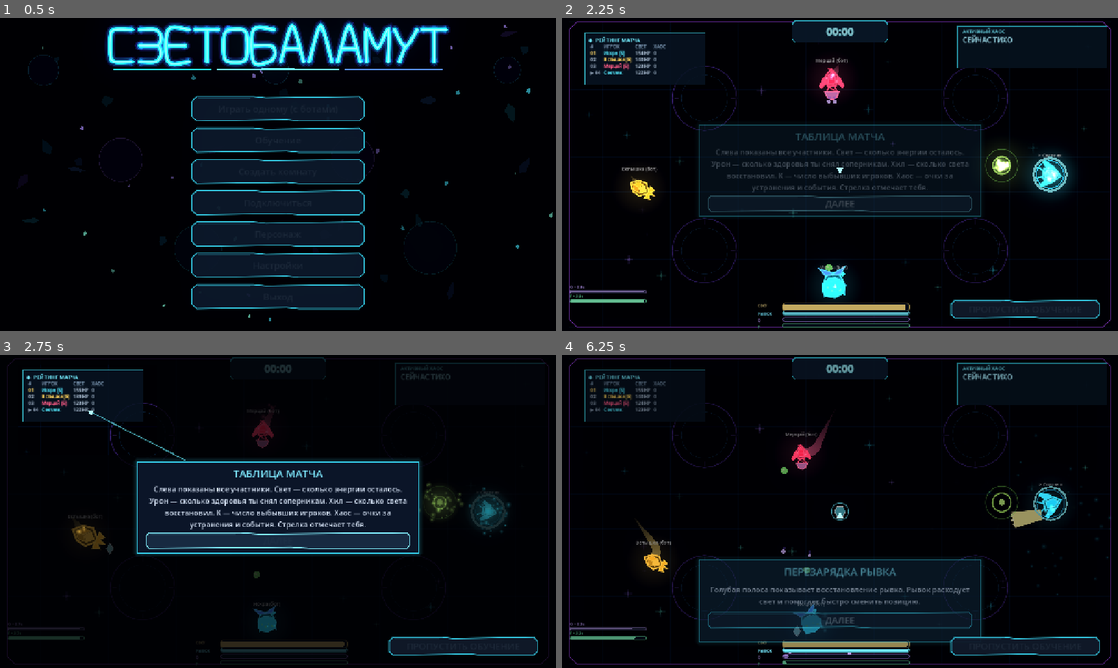
Above: before the commit, frames 1-4 (two rows, left to right).
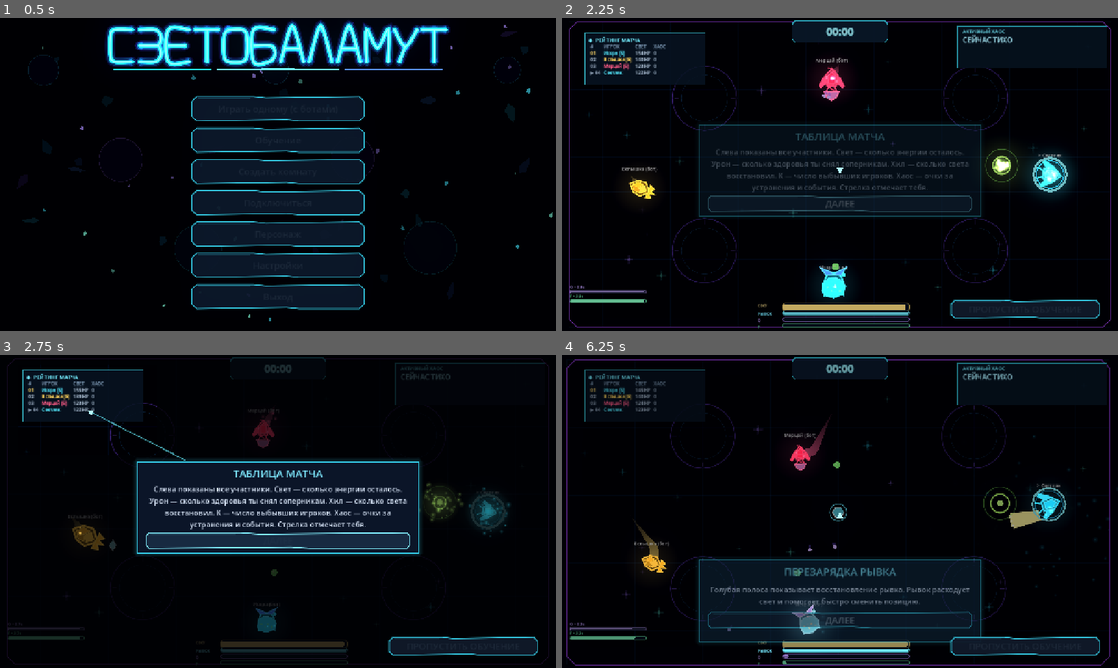
Above: after the commit, the same moments.

Repository: DvoreZZKy/svetobalamut
Game: Godot game, scene res://scenes/menu.tscn
Two runs of this game, one before a commit and one after it. Both use one fixed random seed, a clock stepped at 60 frames per second and the inputs below.
Inputs (mouse positions are in pixels of both pictures, inside the frame that each line leads up to):
- Up to frame 1 (0.5 s): no input
- Up to frame 2 (2.25 s): click "Играть одному (с ботами)" at 0.5 s; tap Enter (restart) at 1.25 s; move the mouse to (962, 158) at 1.27 s; hold D (right) 1.28-2 s; tap Q (ability) at 1.35 s; click (962, 158) at 1.42 s; tap F (extra_ability) at 1.55 s; click "ДАЛЕЕ" at 2 s
- Up to frame 3 (2.75 s): no input
- Up to frame 4 (6.25 s): move the mouse to (728, 527) at 2.77 s; hold S (down) 2.78-3.5 s; tap F (extra_ability) at 2.85, 4.55 s; tap Q (ability) at 3.05, 4.35, 6.05 s; click "ДАЛЕЕ" at 3.5 s; move the mouse to (895, 442) at 4.27 s; hold D (right) 4.28-5 s; click "ДАЛЕЕ" at 5 s; move the mouse to (812, 574) at 5.77 s; hold W (up) from 5.78 s (still down); tap Space (dash) at 5.85 s; click (812, 574) at 5.92 s

Frame 1 is identical in both runs. In frame 2, 0.4% of the frame differs, in the area x 12-52%, y 12-90%; in frame 3, 0.2%; in frame 4, 4.2%, in the area x 0-99%, y 1-100%.

Commit message:
Fix character balance and Sponge F ability

Diff:
--- a/scripts/sim.gd
+++ b/scripts/sim.gd
@@ -7,24 +7,24 @@
 const MAX_LIGHT := 125.0
 const CLASS_STATS := [
 	{"name":"Светляк","hp":125.0,"def":0.95,"atk":0.90,"speed":1.12,"rate":0.22,"ability":"Перегрузка"},
-	{"name":"Капсула","hp":136.0,"def":0.88,"atk":1.30,"speed":0.78,"rate":0.56,"ability":"Энергощит"},
-	{"name":"Призрак","hp":126.0,"def":0.88,"atk":1.0,"speed":1.16,"rate":0.26,"ability":"Фазовый скачок"},
-	{"name":"Кристалл","hp":140.0,"def":0.96,"atk":1.55,"speed":1.0,"rate":0.46,"ability":"Звёздный залп"},
-	{"name":"Импульс","hp":123.0,"def":1.02,"atk":1.0,"speed":1.17,"rate":0.24,"ability":"Разгон"},
+	{"name":"Капсула","hp":136.0,"def":0.88,"atk":1.30,"speed":0.83,"rate":0.56,"ability":"Энергощит"},
+	{"name":"Призрак","hp":126.0,"def":0.88,"atk":1.0,"speed":1.14,"rate":0.26,"ability":"Фазовый скачок"},
+	{"name":"Кристалл","hp":140.0,"def":0.96,"atk":1.38,"speed":1.0,"rate":0.46,"ability":"Звёздный залп"},
+	{"name":"Импульс","hp":123.0,"def":1.02,"atk":1.0,"speed":1.14,"rate":0.24,"ability":"Разгон"},
 	{"name":"Магнит","hp":132.0,"def":0.96,"atk":1.02,"speed":0.96,"rate":0.30,"ability":"Притяжение"},
-	{"name":"Слизень","hp":155.0,"def":0.86,"atk":0.95,"speed":0.86,"rate":0.34,"ability":"Липкая броня"},
-	{"name":"Сверхнова","hp":118.0,"def":1.08,"atk":1.18,"speed":0.94,"rate":0.38,"ability":"Вспышка"},
-	{"name":"Мираж","hp":124.0,"def":1.0,"atk":1.0,"speed":1.16,"rate":0.28,"ability":"Смещение"},
-	{"name":"Осколок","hp":126.0,"def":0.98,"atk":1.08,"speed":1.04,"rate":0.30,"ability":"Гранёный залп"},
+	{"name":"Слизень","hp":155.0,"def":0.86,"atk":1.03,"speed":0.86,"rate":0.34,"ability":"Липкая броня"},
+	{"name":"Сверхнова","hp":126.0,"def":1.08,"atk":1.18,"speed":0.94,"rate":0.38,"ability":"Вспышка"},
+	{"name":"Мираж","hp":124.0,"def":1.0,"atk":1.0,"speed":1.14,"rate":0.28,"ability":"Смещение"},
+	{"name":"Осколок","hp":126.0,"def":0.98,"atk":1.12,"speed":1.04,"rate":0.30,"ability":"Гранёный залп"},
 	{"name":"Сингулярность","hp":138.0,"def":0.94,"atk":1.0,"speed":0.93,"rate":0.36,"ability":"Гравитационная яма"},
-	{"name":"Рикошет","hp":122.0,"def":1.0,"atk":1.04,"speed":1.08,"rate":0.29,"ability":"Отскок"},
+	{"name":"Рикошет","hp":122.0,"def":1.0,"atk":1.04,"speed":1.11,"rate":0.29,"ability":"Отскок"},
 	{"name":"Вулкан","hp":145.0,"def":0.92,"atk":1.12,"speed":0.94,"rate":0.37,"ability":"Перегрев"},
 	{"name":"Паразит","hp":128.0,"def":0.98,"atk":1.05,"speed":1.02,"rate":0.31,"ability":"Высасывание"},
 	{"name":"Маятник","hp":130.0,"def":0.97,"atk":1.0,"speed":1.06,"rate":0.30,"ability":"Размах"},
 	{"name":"Губка","hp":150.0,"def":0.86,"atk":0.98,"speed":0.92,"rate":0.33,"ability":"Поглощение"},
 	{"name":"Генератор","hp":124.0,"def":0.98,"atk":1.0,"speed":1.02,"rate":0.30,"ability":"Автотурель"},
 	{"name":"Полярность","hp":134.0,"def":0.94,"atk":1.04,"speed":1.0,"rate":0.32,"ability":"Отталкивание"},
-	{"name":"Фантом","hp":116.0,"def":0.90,"atk":1.04,"speed":1.17,"rate":0.28,"ability":"Фазирование"}
+	{"name":"Фантом","hp":116.0,"def":0.90,"atk":1.04,"speed":1.12,"rate":0.28,"ability":"Фазирование"}
 ]
 
 
@@ -145,7 +145,7 @@
 		"dash_t": 0.0, "dash_dir": Vector2.RIGHT, "dash_cd": 0.0, "inv": 0.0, "fire_cd": 0.0,
 		"wave_charge": 0.0, "fire_was_down": false, "wave_released": false,
 		"wave_ammo": 4, "wave_reload_t": 0.0, "buff": "", "buff_t": 0.0,
-		"field_t": 0.0, "field_mode": 0, "special_shots": 0, "turret_t": 0.0, "turret_cd": 0.0,
+		"field_t": 0.0, "field_mode": 0, "field_hit_cd": {}, "special_shots": 0, "turret_t": 0.0, "turret_cd": 0.0,
 		"pts": 0, "kills": 0, "damage_total": 0.0, "healing_total": 0.0, "kill_streak": 0, "kill_streak_t": 0.0, "last_hit": 0, "damage_by": {}, "hit_age": 99.0, "hit_t": 0.0, "push_cd": 0.0,
 		"derp_t": 0.0, "derp_by": 0, "derp": {"t": 0.0, "mv": Vector2.ZERO, "aim": pos, "fire": false, "dash": false},
 		"poss_target": 0, "poss_cd": 0.0, "poss_protect_cd": 0.0,
@@ -443,7 +443,7 @@
 		_add_attack_beam(p.pos, best.pos, 13, 0.12)
 		_damage(best, 10.0 * float(p.attack), p.id, false)
 		var old_light: float = float(p.light)
-		p.light = minf(float(p.max_light), float(p.light) + 2.0)
+		p.light = minf(float(p.max_light), float(p.light) + 1.5)
 		if float(p.light) > old_light:
 			p.healing_total = float(p.get("healing_total", 0.0)) + float(p.light) - old_light
 			events.append({"t": "heal", "id": p.id, "amount": float(p.light) - old_light})
@@ -478,7 +478,7 @@
 				continue
 			match str(zone.kind):
 				"slime":
-					player.slow_t = maxf(float(player.get("slow_t", 0.0)), 0.24)
+					player.slow_t = maxf(float(player.get("slow_t", 0.0)), 0.32)
 				"gravity":
 					player.vel += (zone.pos - player.pos).normalized() * 340.0 * dt
 					player.slow_t = maxf(float(player.get("slow_t", 0.0)), 0.12)
@@ -563,8 +563,23 @@
 	shake_req = maxf(shake_req, 5.0)
 
 
+func _ability_cooldown(kind: int) -> float:
+	match kind:
+		2, 7:
+			return 11.0
+		18:
+			return 12.0
+	return 9.0
+
+
+func _extra_ability_cooldown(kind: int) -> float:
+	if kind == 16:
+		return 16.0
+	return 13.0
+
+
 func _use_ability(p: Dictionary) -> void:
-	p.ability_cd = 9.0
+	p.ability_cd = _ability_cooldown(int(p.kind))
 	match p.kind:
 		0:
 			p.ability_t = 2.8
@@ -616,7 +631,7 @@
 			p.absorb_t = 2.8
 			p.absorb_count = 0
 		16:
-			p.turret_t = 5.0
+			p.turret_t = 4.0
 			p.turret_cd = 0.1
 		17:
 			p.field_t = 2.5
@@ -627,7 +642,7 @@
 
 
 func _use_extra_ability(p: Dictionary) -> void:
-	p.extra_cd = 13.0
+	p.extra_cd = _extra_ability_cooldown(int(p.kind))
 	match int(p.kind):
 		0:
 			# Fireflies use bioluminescent signals: lure eaters to a bright decoy.
@@ -659,7 +674,7 @@
 		8:
 			p.pos = (p.pos + p.aim * 390.0).clamp(Vector2(40,40), A - Vector2(40,40))
 			p.inv = 0.35
-		9, 15:
+		9:
 			p.max_shield = 30.0
 			p.shield_hp = 30.0
 		10:
@@ -681,9 +696,10 @@
 			p.shield_hp = maxf(0.0, float(p.get("shield_hp",0.0)) - recovered)
 			p.light = minf(float(p.max_light), float(p.light) + recovered)
 		16:
-			p.turret_t = 8.0
+			p.turret_t = 6.0
 			p.turret_cd = 0.1
 		17:
+			_character_pulse(p, 155.0, 10.0, 360.0)
 			p.field_t = 2.8
 			p.field_mode = 1 if int(p.get("field_mode",0)) == 2 else 2
 		18:
@@ -749,7 +765,18 @@
 			var distance := offset.length()
 			if distance < 310.0 and distance > 1.0:
 				var strength := (1.0 - distance / 310.0) * 520.0
+				if int(p.kind) == 5 and int(p.field_mode) == 2:
+					strength *= 1.35
 				target.vel += offset.normalized() * strength * dt * (1.0 if int(p.field_mode) == 1 else -1.0)
+				if int(p.kind) == 10 and int(p.field_mode) == 1 and distance < 185.0:
+					var field_hit_cd: Dictionary = p.get("field_hit_cd", {})
+					var hit_cd := float(field_hit_cd.get(int(target.id), 0.0)) - dt
+					if hit_cd <= 0.0:
+						_damage(target, 2.5, int(p.id), false)
+						field_hit_cd[int(target.id)] = 0.7
+					else:
+						field_hit_cd[int(target.id)] = hit_cd
+					p.field_hit_cd = field_hit_cd
 	if p.turret_t > 0.0 and p.turret_cd <= 0.0:
 		var target := _nearest(p, false)
 		if not target.is_empty():
@@ -1170,7 +1197,7 @@
 								_damage(splash_target, hit_damage * 0.34, b.owner, false)
 					var zone_kind := str(b.get("zone_on_hit", ""))
 					if not zone_kind.is_empty():
-						_spawn_attack_zone(b.pos, int(b.owner), zone_kind, 118.0 if zone_kind == "gravity" else 86.0, 2.8 if zone_kind == "slime" else 2.2)
+						_spawn_attack_zone(b.pos, int(b.owner), zone_kind, 118.0 if zone_kind == "gravity" else (100.0 if zone_kind == "slime" else 86.0), 3.2 if zone_kind == "slime" else 2.2)
 					if int(b.get("polarity", 0)) != 0:
 						p.vel += (p.pos - b.pos).normalized() * 430.0 * float(b.polarity)
 					var pierce_left := int(b.get("pierce", 0))
--- a/tests/sim_smoke.gd
+++ b/tests/sim_smoke.gd
@@ -247,6 +247,32 @@
 	sim._update_player(crystal_charge_player, 1.0 / 60.0)
 	if int(crystal_charge_player.get("prism_shots", 0)) != 2:
 		_fail("crystal did not consume exactly one prism charge per shot")
+
+	# Sponge F must convert stored shield into light; it must not be swallowed by the Shard shield branch.
+	sim.reset([{"id": 1, "name": "Sponge F QA", "human": true, "color": 0, "kind": 15, "outfit": 0, "hat": 0}])
+	sim.chaos_enabled = false
+	var sponge_f: Dictionary = sim.players[1]
+	sponge_f.light = 70.0
+	sponge_f.shield_hp = 20.0
+	sim._use_extra_ability(sponge_f)
+	if not is_equal_approx(float(sponge_f.light), 90.0) or not is_equal_approx(float(sponge_f.shield_hp), 0.0):
+		_fail("sponge F did not convert shield into light")
+	if not is_equal_approx(float(sponge_f.extra_cd), 13.0):
+		_fail("sponge F cooldown changed unexpectedly")
+
+	# Individual cooldowns and stat adjustments stay explicit and regression-tested.
+	if not is_equal_approx(sim._ability_cooldown(2), 11.0) or not is_equal_approx(sim._ability_cooldown(7), 11.0) or not is_equal_approx(sim._ability_cooldown(18), 12.0):
+		_fail("strong character Q cooldowns were not increased individually")
+	if not is_equal_approx(sim._extra_ability_cooldown(16), 16.0):
+		_fail("Generator F cooldown was not increased")
+	if not is_equal_approx(float(Sim.CLASS_STATS[3].atk), 1.38):
+		_fail("Crystal damage multiplier was not reduced")
+	if not is_equal_approx(float(Sim.CLASS_STATS[6].atk), 1.03):
+		_fail("Slime damage multiplier was not increased")
+	if not is_equal_approx(float(Sim.CLASS_STATS[7].hp), 126.0):
+		_fail("Supernova health was not increased")
+	if not is_equal_approx(float(Sim.CLASS_STATS[1].speed), 0.83) or not is_equal_approx(float(Sim.CLASS_STATS[18].speed), 1.12):
+		_fail("Capsule or Phantom speed adjustment is missing")
 
 	# Expanded character roster: every new class has a distinct profile and both abilities activate.
 	if Sim.CLASS_STATS.size() != 19:
